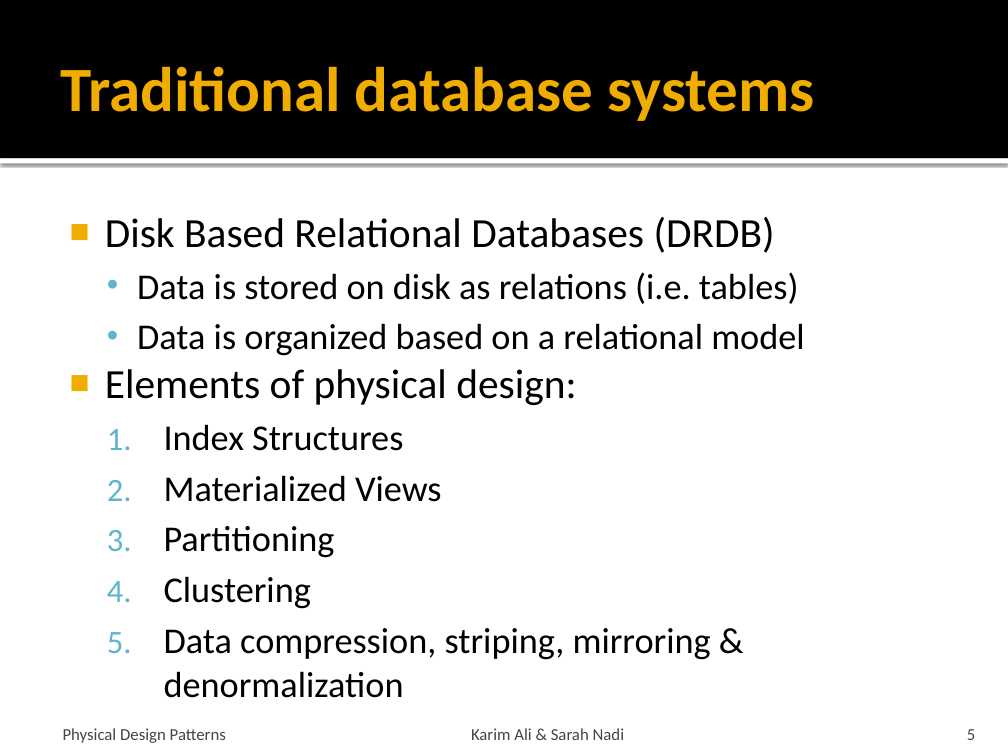
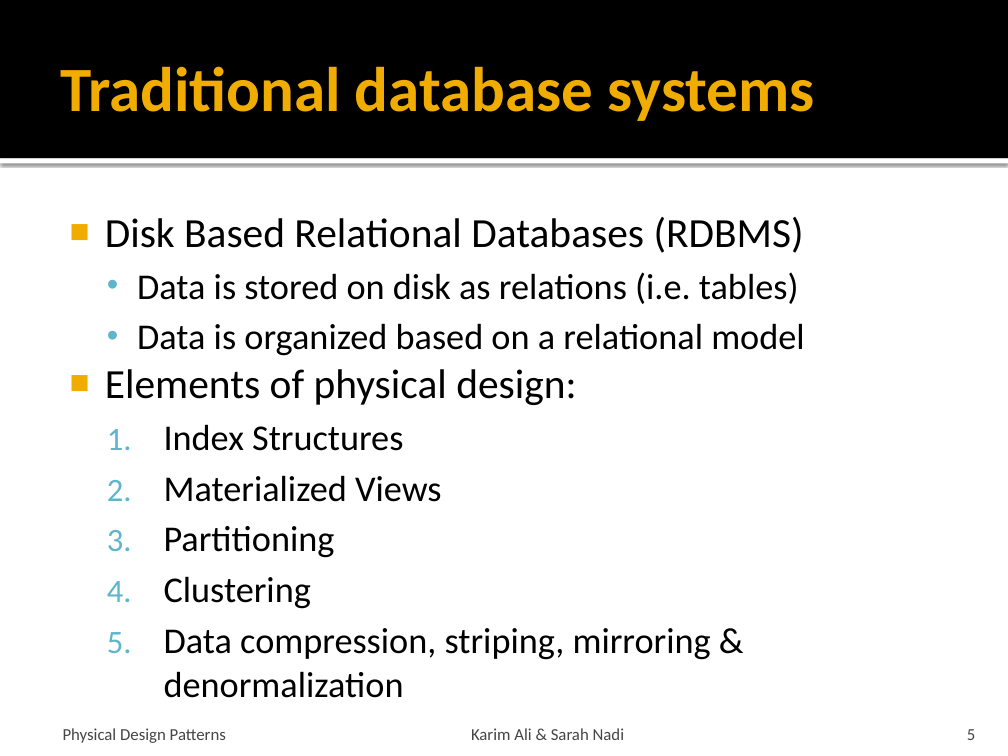
Before and after one commit to snadi/cs848-db, a slide deck: slide 5 of cs848-db/PhysDesignPres.pptx. Drawn at 1008x756 pixels with LibreOffice and Linux fonts; fonts in the diff are those of the drawing. Boxes give left, top, right and bottom in pixels: in the first picture for what was removed or moved away, otherwise in the second. Text is boxed around its words. In the diff, an @@ line names an element or a change of style, - is before the commit and + after.

```diff
--- a/cs848-db/PhysDesignPres.pptx
+++ b/cs848-db/PhysDesignPres.pptx
@@ text at (x1=105, y1=217, x2=804, y2=253): text changed @@
-■ Disk Based Relational Databases (DRDB)
+■ Disk Based Relational Databases (RDBMS)
```
Also in this commit, not shown: 11 other slides changed, 4 slides removed.
